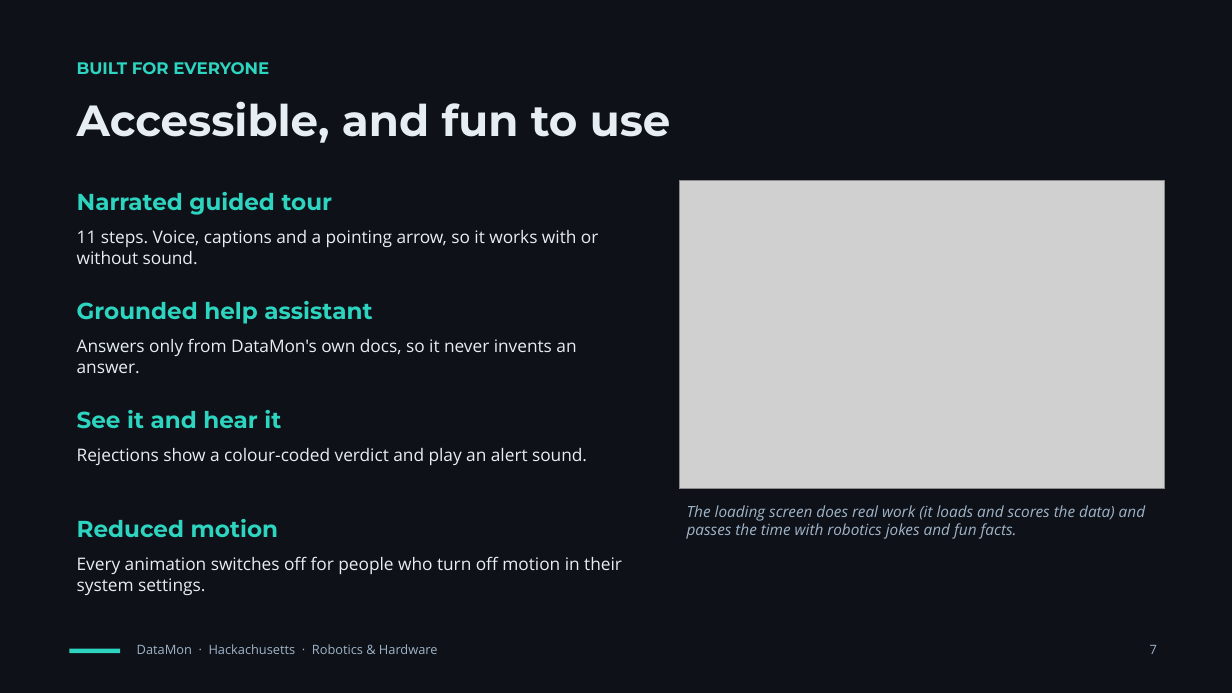
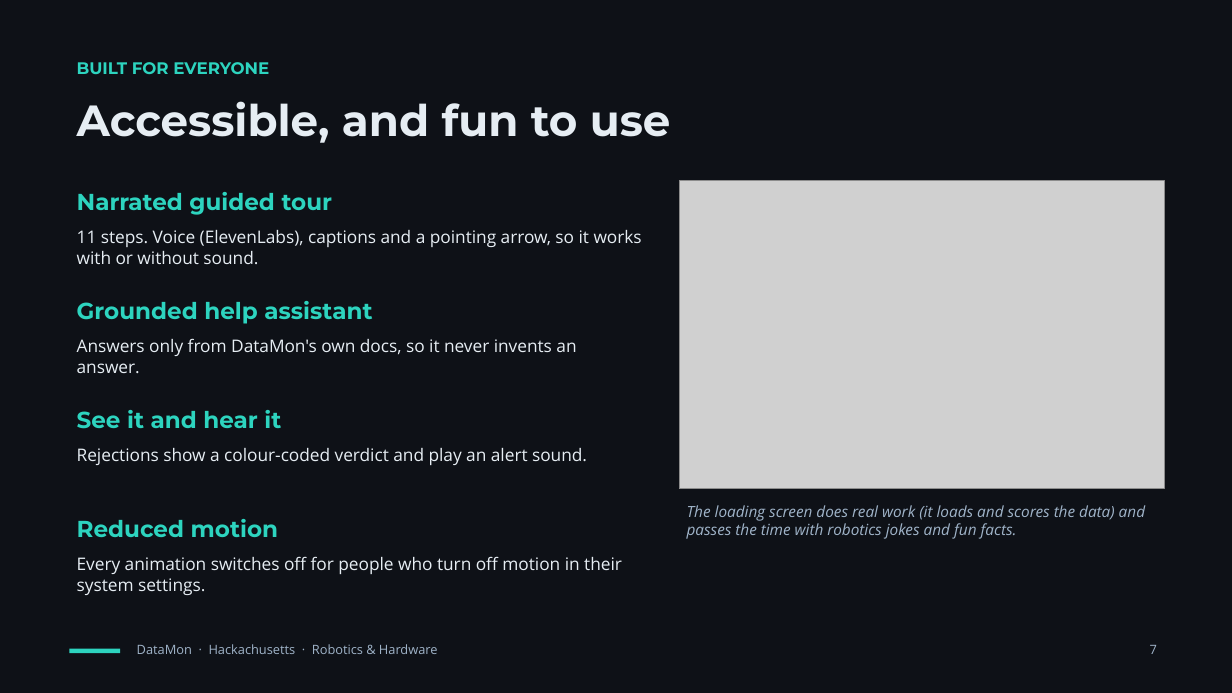
Before and after one commit to AZALAH/HackachusettsR3, a slide deck: slide 7 of presentation/DataMon.pptx. Drawn at 1232x693 pixels with LibreOffice and Linux fonts; fonts in the diff are those of the drawing; grey boxes stand for pictures. Boxes give left, top, right and bottom in pixels: in the first picture for what was removed or moved away, otherwise in the second. Text is boxed around its words. In the diff, an @@ line names an element or a change of style, - is before the commit and + after.

```diff
--- a/presentation/DataMon.pptx
+++ b/presentation/DataMon.pptx
@@ text at (77,230,642,264): text changed @@
-11 steps. Voice, captions and a pointing arrow, so it works with or without sound.
+11 steps. Voice (ElevenLabs), captions and a pointing arrow, so it works with or without sound.
```
Also in this commit, not shown: 1 other slide changed, 5 other files.
